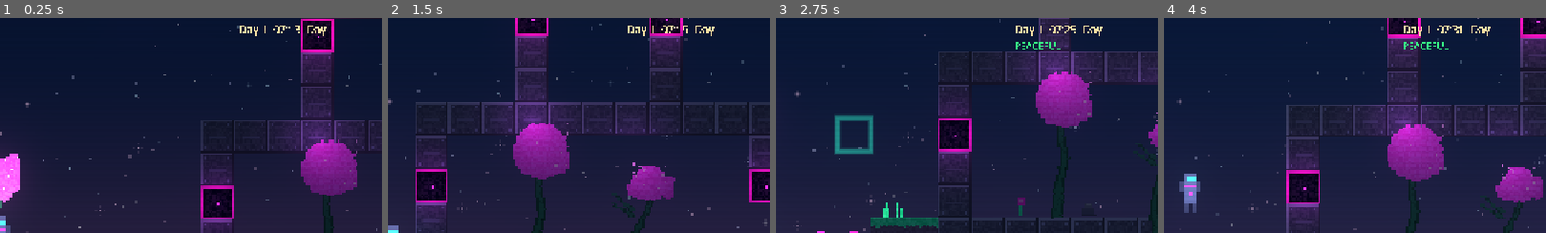
Above: before the commit, frames 1-4 (left to right).
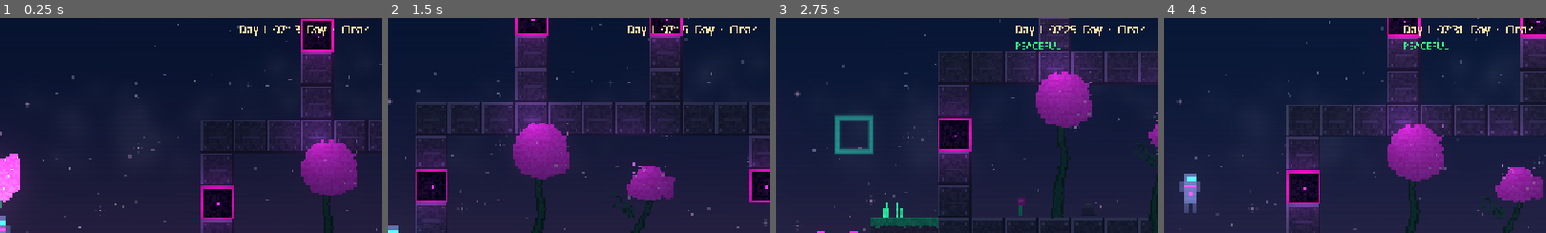
Above: after the commit, the same moments.

Repository: jaygriggsau/exocraft
Game: Godot game, scene res://scenes/Main.tscn
Two runs of this game, one before a commit and one after it. Both use one fixed random seed, a clock stepped at 60 frames per second and the inputs below.
Inputs (mouse positions are % of the whole screen's width and height, from its top left):
- Up to frame 1 (0.25 s): no input
- Up to frame 2 (1.5 s): tap Enter at 0.5 s; move the mouse to (72, 45) at 0.52 s; hold D (move_right) 0.53-1.25 s; hold F (interact) 0.53-1.25 s; click (72, 45) at 0.67 s; tap Space (jump) at 0.77 s; drag from (30, 55) to (45, 70) at 1.27 s
- Up to frame 3 (2.75 s): move the mouse to (60, 28) at 2.02 s; hold A (move_left) from 2.03 s (still down); hold P (toggle_enemies) from 2.03 s (still down); click (60, 28) at 2.17 s
- Up to frame 4 (4 s): release A (move_left) at 2.75 s; release P (toggle_enemies) at 2.75 s; drag from (45, 70) to (20, 35) at 2.77 s; move the mouse to (80, 65) at 3.52 s; hold D (move_right) from 3.53 s (still down); tap 1 at 3.6 s; click (80, 65) at 3.67 s; tap Space (jump) at 3.77 s
The pictures show only the part of the screen within x 50-100%, y 1-51%; the shares and areas given below are measured in that part.

The runs differ from the first frame. In frame 1, less than 0.1% of the frame differs, in the area x 87-97%, y 3-8%; in frame 2, less than 0.1%; in frame 3, less than 0.1%; in frame 4, less than 0.1%.

Commit message:
Add a dynamic weather system: clouds, rain, green lightning
New Weather node (driven like DayNight) with a clear -> cloudy -> storm state
machine and an eased intensity:
- Clouds: a wide tileable, procedurally-generated cloud band drifting on the
  wind in a screen-space sky layer (behind terrain); thickens and darkens from
  pale haze to heavy storm as intensity rises.
- Rain: CPUParticles2D tracer streaks over the world, faded in/out and shown
  only while the player is near the surface.
- Green lightning: during storms, a jagged Line2D bolt + double-flicker green
  screen flash + thunder SFX, on a random interval.
Publishes Game.weather, surfaced in the HUD clock readout.

https://claude.ai/code/session_01Lbtdt6KHnYyPZuVhH3cTWJ

Diff:
--- a/scripts/Main.gd
+++ b/scripts/Main.gd
@@ -12,6 +12,10 @@
 	var daynight := DayNight.new()
 	daynight.name = "DayNight"
 	add_child(daynight)
+
+	var weather := Weather.new()
+	weather.name = "Weather"
+	add_child(weather)
 
 	var world := World.new()
 	world.name = "World"
--- a/scripts/autoload/Art.gd
+++ b/scripts/autoload/Art.gd
@@ -387,6 +387,8 @@
 	_sprites["bolt"] = ImageTexture.create_from_image(_make_bolt())
 	_sprites["bullet"] = ImageTexture.create_from_image(_make_bullet())
 	_sprites["slash"] = ImageTexture.create_from_image(_make_slash())
+	_sprites["clouds"] = ImageTexture.create_from_image(_make_clouds())
+	_sprites["rain"] = ImageTexture.create_from_image(_make_raindrop())
 	_sprites["star"] = ImageTexture.create_from_image(_make_starfield())
 	_sprites["sun"] = ImageTexture.create_from_image(_make_disc(Color("ffe8a8"), Color("ff9a3a")))
 	_sprites["moon"] = ImageTexture.create_from_image(_make_disc(Color("dfe6ff"), Color("8f9ad0")))
@@ -710,6 +712,49 @@
 	_rect(img, 4, 1, 4, 2, Color("ffd86a"))               # slug
 	_rect(img, 6, 1, 2, 2, Color.WHITE)                   # hot tip
 	return img
+
+func _make_raindrop() -> Image:
+	# A thin vertical streak, brighter at the bottom (pale alien cyan).
+	var img := _new_image(2, 12)
+	for y in 12:
+		var a := 0.18 + 0.5 * (float(y) / 11.0)
+		var col := Color(0.66, 0.92, 1.0, a)
+		img.set_pixel(0, y, col)
+		img.set_pixel(1, y, col)
+	return img
+
+func _make_clouds() -> Image:
+	# A wide, horizontally-tileable band of soft puffy clouds, drawn white so the
+	# weather system can tint them (light haze -> dark storm) via modulate.
+	var W := 2048
+	var H := 300
+	var img := _new_image(W, H)
+	var rng := RandomNumberGenerator.new()
+	rng.seed = 7777
+	for c in 22:
+		var cx := rng.randi_range(0, W)
+		var cy := rng.randi_range(70, H - 70)
+		for p in rng.randi_range(5, 10):
+			var px := cx + rng.randi_range(-90, 90)
+			var py := cy + rng.randi_range(-26, 26)
+			_cloud_blob(img, px, py, rng.randi_range(26, 60), rng.randf_range(0.12, 0.22), W)
+	return img
+
+func _cloud_blob(img: Image, cx: int, cy: int, r: int, peak: float, w: int) -> void:
+	var h := img.get_height()
+	for dy in range(-r, r + 1):
+		var py := cy + dy
+		if py < 0 or py >= h:
+			continue
+		for dx in range(-r, r + 1):
+			var d := sqrt(float(dx * dx + dy * dy))
+			if d > r:
+				continue
+			var f := 1.0 - d / float(r)
+			var a := peak * f * f                       # soft falloff
+			var px := posmod(cx + dx, w)                # wrap for seamless tiling
+			var cur := img.get_pixel(px, py)
+			img.set_pixel(px, py, Color(1, 1, 1, minf(1.0, cur.a + a)))
 
 func _make_slash() -> Image:
 	# A crescent energy arc, opening toward +x so it rotates to the swing dir.
--- a/scripts/autoload/Game.gd
+++ b/scripts/autoload/Game.gd
@@ -27,6 +27,7 @@
 
 var time_of_day := 0.30    ## 0..1, 0 = midnight, 0.5 = noon (driven by DayNight)
 var day_count := 1
+var weather := "Clear"     ## current weather label (driven by Weather)
 var enemies_enabled := true ## peaceful mode toggle
 
 var crafted := {}          ## ids of recipes/stations ever crafted (gates unlocks)
--- a/scripts/autoload/Sfx.gd
+++ b/scripts/autoload/Sfx.gd
@@ -24,6 +24,7 @@
 	_sounds["pickup"] = _make(640, 1040, 0.08, "sin", 16.0, 0.0)
 	_sounds["gunshot"] = _make(320, 70, 0.09, "sq", 34.0, 0.7)    # sharp ballistic crack
 	_sounds["slash"] = _make(1300, 360, 0.13, "sin", 16.0, 0.18)  # energy-blade whoosh
+	_sounds["thunder"] = _make(120, 38, 0.55, "sin", 3.2, 0.55)   # low storm rumble
 
 	for i in POOL:
 		var p := AudioStreamPlayer.new()
--- a/scripts/ui/HUD.gd
+++ b/scripts/ui/HUD.gd
@@ -179,7 +179,7 @@
 		var depth: int = t.y - Game.world.surface_height(t.x)
 		var biome := _biome_name(Game.world.biome_at(t.x))
 		_info_label.text = "%s    depth %d" % [biome, maxi(0, depth)]
-	_clock_label.text = "Day %d  %s  %s" % [Game.day_count, Game.clock_string(), Game.day_phase()]
+	_clock_label.text = "Day %d  %s  %s  ·  %s" % [Game.day_count, Game.clock_string(), Game.day_phase(), Game.weather]
 	_update_kin_label()
 	_peaceful_label.visible = not Game.enemies_enabled
 	_update_vignette()
--- /dev/null
+++ b/scripts/world/Weather.gd
@@ -0,0 +1,182 @@
+class_name Weather
+extends Node
+## Dynamic weather: drifting clouds, rain, and alien green lightning, driven by a
+## clear -> cloudy -> storm state machine. Clouds live in a screen-space sky
+## layer (behind the terrain); rain + lightning are screen overlays that only
+## show while the player is near the surface. Publishes Game.weather for the HUD.
+
+enum { CLEAR, CLOUDY, RAIN }
+
+const WIND := 14.0                 # base cloud drift (px/s)
+const EASE := 7.0                  # seconds to ease intensity toward its target
+const CLOUD_W := 2048.0
+const CLOUD_LIGHT := Color(0.82, 0.80, 0.92)   # pale alien haze
+const CLOUD_DARK := Color(0.30, 0.30, 0.42)    # heavy storm cloud
+const LIGHTNING := Color(0.45, 1.0, 0.5)       # alien green
+
+var _state := CLEAR
+var _timer := 0.0
+var _intensity := 0.0              # 0..1 eased coverage / rain density
+var _target := 0.0
+var _bolt_timer := 4.0
+var _drift := 0.0
+
+var _clouds: Array[Sprite2D] = []
+var _rain: CPUParticles2D
+var _flash: ColorRect
+var _bolt: Line2D
+var _bolt_glow: Line2D
+
+func _ready() -> void:
+	_build_clouds()
+	_build_rain()
+	_build_lightning()
+	_timer = randf_range(18.0, 40.0)
+
+func _build_clouds() -> void:
+	var layer := CanvasLayer.new()
+	layer.layer = -97              # in front of sun/stars, behind the terrain
+	add_child(layer)
+	var tex := Art.sprite("clouds")
+	for i in 2:
+		var s := Sprite2D.new()
+		s.texture = tex
+		s.centered = false
+		s.texture_filter = CanvasItem.TEXTURE_FILTER_NEAREST
+		s.position = Vector2(i * CLOUD_W, 8)
+		layer.add_child(s)
+		_clouds.append(s)
+
+func _build_rain() -> void:
+	var layer := CanvasLayer.new()
+	layer.layer = 5                # over the world, under the HUD
+	add_child(layer)
+	_rain = CPUParticles2D.new()
+	_rain.texture = Art.sprite("rain")
+	_rain.amount = 280
+	_rain.lifetime = 1.2
+	_rain.preprocess = 1.2
+	_rain.emission_shape = CPUParticles2D.EMISSION_SHAPE_RECTANGLE
+	_rain.emission_rect_extents = Vector2(700, 8)
+	_rain.direction = Vector2(0.12, 1)
+	_rain.spread = 3.0
+	_rain.gravity = Vector2(40, 520)
+	_rain.initial_velocity_min = 620.0
+	_rain.initial_velocity_max = 780.0
+	_rain.scale_amount_min = 1.0
+	_rain.scale_amount_max = 1.6
+	_rain.emitting = false
+	_rain.modulate.a = 0.0
+	layer.add_child(_rain)
+
+func _build_lightning() -> void:
+	var layer := CanvasLayer.new()
+	layer.layer = 6
+	add_child(layer)
+	_flash = ColorRect.new()
+	_flash.color = Color(LIGHTNING.r, LIGHTNING.g, LIGHTNING.b, 0.0)
+	_flash.anchor_right = 1.0
+	_flash.anchor_bottom = 1.0
+	_flash.mouse_filter = Control.MOUSE_FILTER_IGNORE
+	layer.add_child(_flash)
+	_bolt_glow = Line2D.new()
+	_bolt_glow.width = 7.0
+	_bolt_glow.default_color = Color(LIGHTNING.r, LIGHTNING.g, LIGHTNING.b, 0.4)
+	_bolt_glow.joint_mode = Line2D.LINE_JOINT_ROUND
+	_bolt_glow.visible = false
+	layer.add_child(_bolt_glow)
+	_bolt = Line2D.new()
+	_bolt.width = 2.5
+	_bolt.default_color = Color(0.8, 1.0, 0.85)
+	_bolt.joint_mode = Line2D.LINE_JOINT_ROUND
+	_bolt.visible = false
+	layer.add_child(_bolt)
+
+func _process(dt: float) -> void:
+	_timer -= dt
+	if _timer <= 0.0:
+		_advance_state()
+	_intensity = move_toward(_intensity, _target, dt / EASE)
+
+	# clouds: drift with the wind, thicken + darken as a storm builds
+	var vw := get_viewport().get_visible_rect().size.x
+	_drift = fposmod(_drift - WIND * (0.6 + _intensity) * dt, CLOUD_W)
+	for i in _clouds.size():
+		_clouds[i].position.x = -_drift + i * CLOUD_W
+		while _clouds[i].position.x > vw:
+			_clouds[i].position.x -= CLOUD_W * _clouds.size()
+	var cov := 0.12 + 0.82 * _intensity
+	var tone := CLOUD_LIGHT.lerp(CLOUD_DARK, clampf((_intensity - 0.45) / 0.55, 0.0, 1.0))
+	for s in _clouds:
+		s.modulate = Color(tone.r, tone.g, tone.b, cov)
+
+	# rain + lightning only where you can see the sky
+	var surface := _surface_view()
+	var raining := _state == RAIN and surface
+	_rain.emitting = raining
+	_rain.modulate.a = move_toward(_rain.modulate.a, 1.0 if raining else 0.0, dt * 2.0)
+	var vs := get_viewport().get_visible_rect().size
+	_rain.position = Vector2(vs.x * 0.5, -30.0)
+	_rain.emission_rect_extents = Vector2(vs.x * 0.62, 8.0)
+
+	if _state == RAIN and _intensity > 0.6 and surface:
+		_bolt_timer -= dt
+		if _bolt_timer <= 0.0:
+			_bolt_timer = randf_range(3.5, 9.0)
+			_strike()
+
+func _advance_state() -> void:
+	match _state:
+		CLEAR:
+			_state = CLOUDY
+			_timer = randf_range(26.0, 52.0)
+		CLOUDY:
+			if randf() < 0.55:
+				_state = RAIN
+				_timer = randf_range(24.0, 52.0)
+			else:
+				_state = CLEAR
+				_timer = randf_range(45.0, 95.0)
+		RAIN:
+			_state = CLOUDY
+			_timer = randf_range(18.0, 38.0)
+	_target = [0.0, 0.5, 1.0][_state]
+	Game.weather = ["Clear", "Cloudy", "Storm"][_state]
+
+func _surface_view() -> bool:
+	var p = Game.player
+	if p == null or Game.world == null:
+		return false
+	var t: Vector2i = Game.world.world_to_tile(p.global_position)
+	return t.y - Game.world.surface_height(t.x) < 8
+
+## A green lightning strike: jagged bolt + a double-flicker screen flash + thunder.
+func _strike() -> void:
+	var vs := get_viewport().get_visible_rect().size
+	var pts := PackedVector2Array()
+	var x := randf_range(vs.x * 0.18, vs.x * 0.82)
+	var y := 0.0
+	while y < vs.y * 0.74:
+		pts.append(Vector2(x, y))
+		y += randf_range(16.0, 34.0)
+		x += randf_range(-26.0, 26.0)
+	pts.append(Vector2(x, vs.y * 0.78))
+	_bolt.points = pts
+	_bolt_glow.points = pts
+	for b in [_bolt, _bolt_glow]:
+		b.visible = true
+		b.modulate.a = 1.0
+	var tb := create_tween()
+	tb.tween_interval(0.06)
+	tb.tween_property(_bolt, "modulate:a", 0.0, 0.16)
+	tb.parallel().tween_property(_bolt_glow, "modulate:a", 0.0, 0.16)
+	tb.tween_callback(func():
+		_bolt.visible = false
+		_bolt_glow.visible = false)
+
+	var tf := create_tween()
+	tf.tween_property(_flash, "color:a", 0.5, 0.04)
+	tf.tween_property(_flash, "color:a", 0.12, 0.06)
+	tf.tween_property(_flash, "color:a", 0.4, 0.05)
+	tf.tween_property(_flash, "color:a", 0.0, 0.28)
+	Sfx.play("thunder")
Not shown, added: scripts/world/Weather.gd.uid
Not shown, changed: README.md
